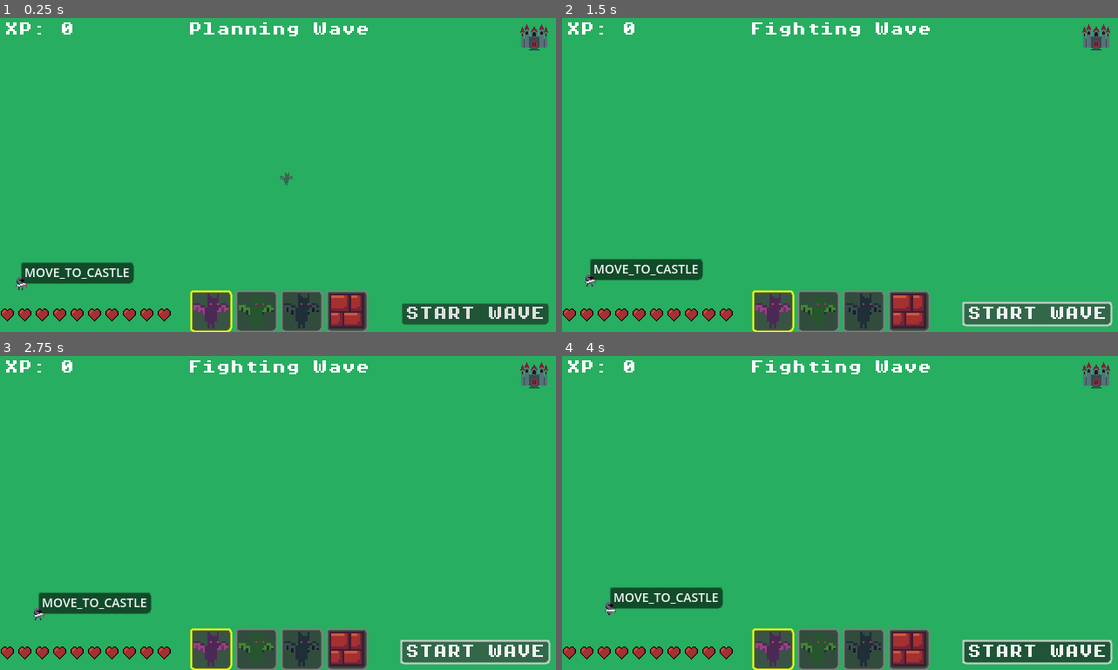
Above: before the commit, frames 1-4 (two rows, left to right).
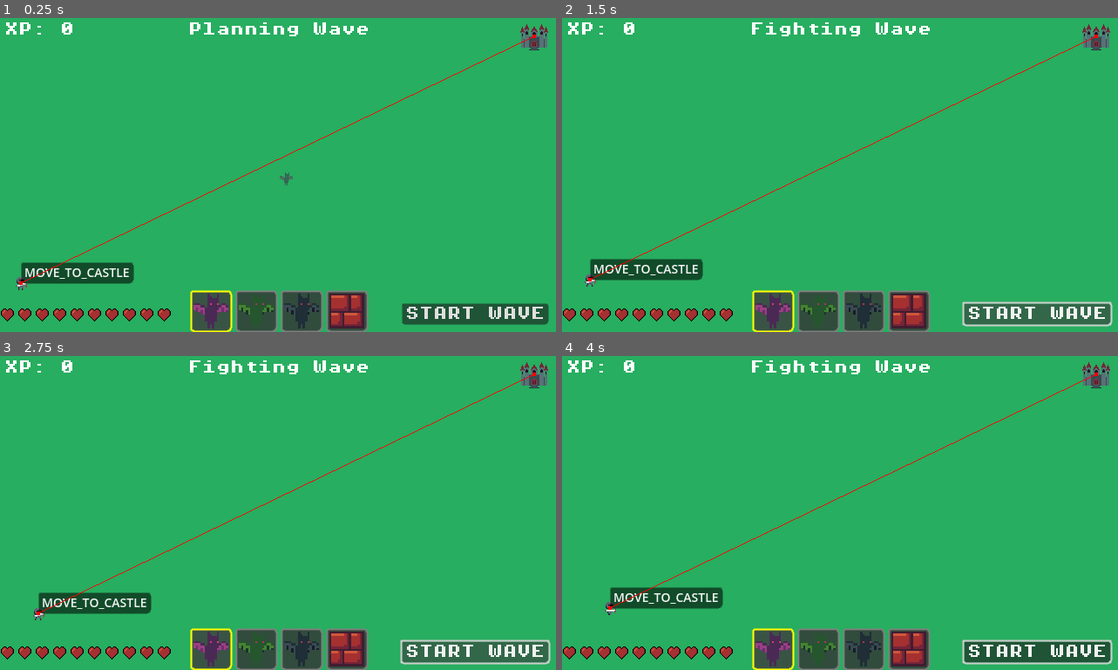
Above: after the commit, the same moments.

Repository: p-lorenzo/reversevs
Game: Godot game, scene res://scenes/world.tscn
Same seed, same stepped clock (60 frames per second), same inputs: the game is played once before the commit and once after it.
Inputs (mouse positions are in pixels of both pictures, inside the frame that each line leads up to):
- Up to frame 1 (0.25 s): no input
- Up to frame 2 (1.5 s): click "START WAVE" at 0.5 s; click "START WAVE" at 1.25 s
- Up to frame 3 (2.75 s): click "START WAVE" at 2 s
- Up to frame 4 (4 s): tap Enter (ui_accept) at 2.75, 3.02, 3.77 s; move the mouse to (962, 497) at 2.77 s; click (962, 497) at 2.92 s; move the mouse to (728, 528) at 3.52 s; click (728, 528) at 3.67 s

The runs differ from the first frame. In frame 1, 0.3% of the frame differs, in the area x 3-97%, y 5-85%; in frame 2, 0.3%; in frame 3, 0.3%; in frame 4, 0.3%.

Commit message:
chore: improve navigation settings

Diff:
--- a/scenes/hero.tscn
+++ b/scenes/hero.tscn
@@ -5,8 +5,9 @@
 [ext_resource type="Script" uid="uid://b76c7yacwtbu4" path="res://scripts/health_system.gd" id="3_06baw"]
 [ext_resource type="PackedScene" uid="uid://w4w7u6dy3xn6" path="res://scenes/particles/slash.tscn" id="4_mv13s"]
 
-[sub_resource type="RectangleShape2D" id="RectangleShape2D_sryfu"]
-size = Vector2(15, 17)
+[sub_resource type="CapsuleShape2D" id="CapsuleShape2D_mv13s"]
+radius = 6.5
+height = 15.0
 
 [sub_resource type="AtlasTexture" id="AtlasTexture_w7pyx"]
 atlas = ExtResource("2_mv13s")
@@ -69,8 +70,7 @@
 script = ExtResource("1_yvbpl")
 
 [node name="CollisionShape2D" type="CollisionShape2D" parent="."]
-position = Vector2(-0.5, 0.5)
-shape = SubResource("RectangleShape2D_sryfu")
+shape = SubResource("CapsuleShape2D_mv13s")
 
 [node name="AnimatedSprite2D" type="AnimatedSprite2D" parent="."]
 sprite_frames = SubResource("SpriteFrames_hbqj5")
@@ -84,6 +84,9 @@
 scale = Vector2(3, 3)
 
 [node name="NavigationAgent2D" type="NavigationAgent2D" parent="."]
+path_desired_distance = 0.1
 target_desired_distance = 20.0
+path_max_distance = 10.0
+debug_enabled = true
 
 [connection signal="died" from="Health" to="." method="_on_health_died"]
--- a/scenes/wall.tscn
+++ b/scenes/wall.tscn
@@ -1,13 +1,19 @@
-[gd_scene load_steps=2 format=3 uid="uid://udb7fyvpr5j"]
+[gd_scene load_steps=3 format=3 uid="uid://udb7fyvpr5j"]
 
 [ext_resource type="Texture2D" uid="uid://dq6m31f8uda7m" path="res://art/sprites/brick_wall.png" id="1_wykyb"]
 
-[node name="Wall" type="Node2D" groups=["obstacles"]]
+[sub_resource type="RectangleShape2D" id="RectangleShape2D_wykyb"]
+size = Vector2(16, 16)
+
+[node name="Wall" type="StaticBody2D" groups=["obstacles"]]
 metadata/_edit_horizontal_guides_ = [-20.0]
 
 [node name="Sprite2D" type="Sprite2D" parent="."]
 texture = ExtResource("1_wykyb")
 
-[node name="NavigationObstacle2D" type="NavigationObstacle2D" parent="."]
-vertices = PackedVector2Array(-8, -8, -8, 8, 8, 8, 8, -8)
-affect_navigation_mesh = true
+[node name="Polygon2D" type="Polygon2D" parent="."]
+color = Color(1, 1, 1, 0)
+polygon = PackedVector2Array(-8, -8, 8, -8, 8, 8, -8, 8)
+
+[node name="CollisionShape2D" type="CollisionShape2D" parent="."]
+shape = SubResource("RectangleShape2D_wykyb")
--- a/scenes/world.tscn
+++ b/scenes/world.tscn
@@ -17,7 +17,7 @@
 vertices = PackedVector2Array(630, 318, 10, 318, 10, 10, 630, 10)
 polygons = Array[PackedInt32Array]([PackedInt32Array(0, 1, 2, 3)])
 outlines = Array[PackedVector2Array]([PackedVector2Array(0, 0, 640, 0, 640, 328, 0, 328)])
-agent_radius = 6.0
+agent_radius = 7.0
 
 [node name="world" type="Node2D"]
 metadata/_edit_vertical_guides_ = [-175.0]
Not shown: 1 places in scenes/world.tscn that only renumber resources
